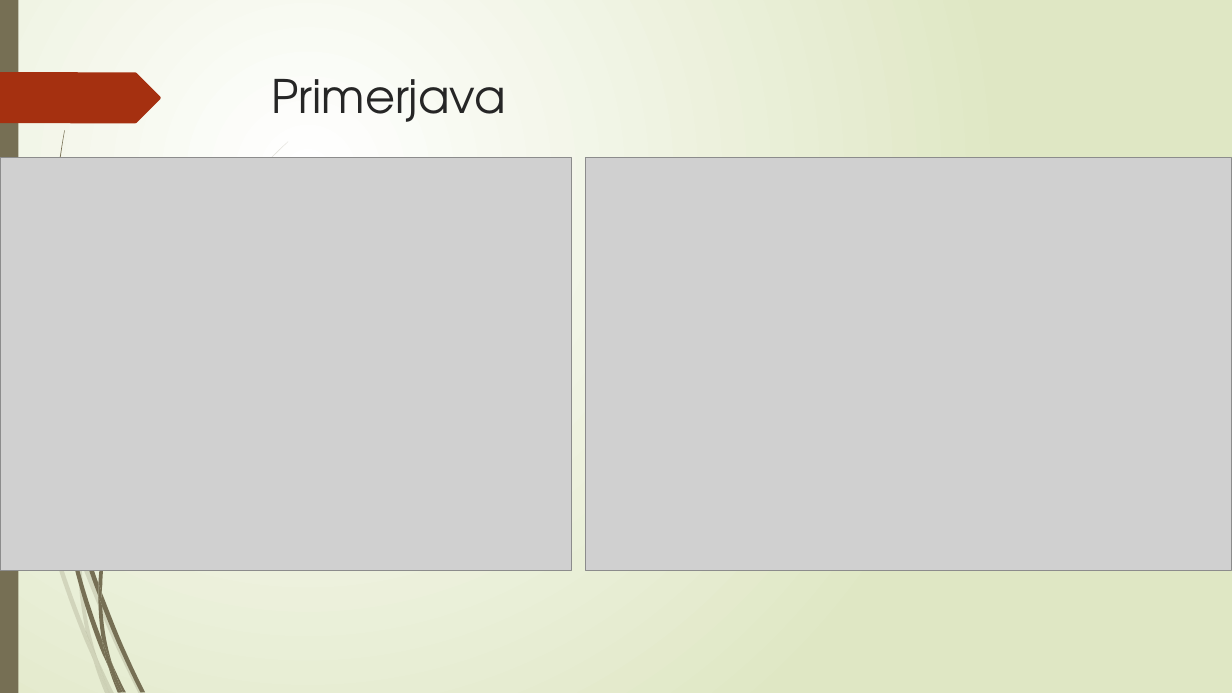
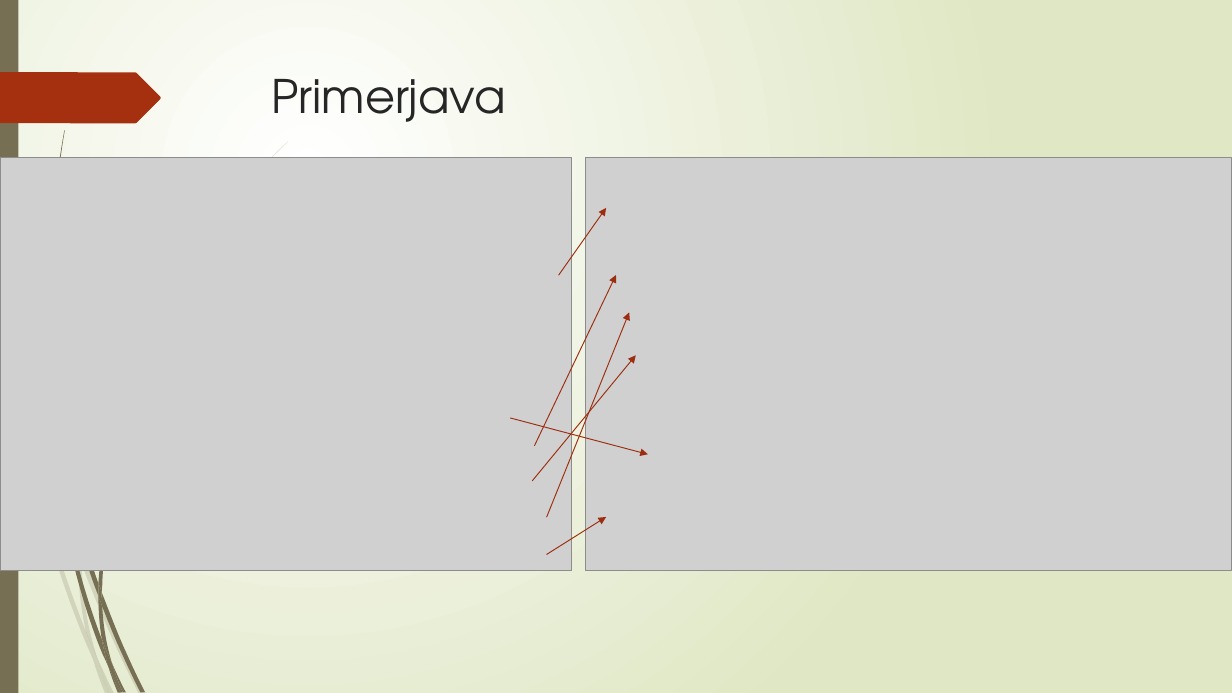
Before and after one commit to lavrinec/TUP, a slide deck: slide 9 of doc/predstavitev.pptx. Drawn at 1232x693 pixels with LibreOffice and Linux fonts; fonts in the diff are those of the drawing; grey boxes stand for pictures. Boxes give left, top, right and bottom in pixels: in the first picture for what was removed or moved away, otherwise in the second. Text is boxed around its words. In the diff, an @@ line names an element or a change of style, - is before the commit and + after.

Commit message:
ppt update

```diff
--- a/doc/predstavitev.pptx
+++ b/doc/predstavitev.pptx
@@ arrow added from (559, 275) to (606, 208), #9E2E0F 0.75 pt @@
@@ arrow added from (535, 445) to (616, 275), #9E2E0F 0.75 pt @@
@@ arrow added from (547, 518) to (629, 312), #9E2E0F 0.75 pt @@
@@ arrow added from (532, 481) to (636, 356), #9E2E0F 0.75 pt @@
@@ arrow added from (510, 418) to (648, 455), #9E2E0F 0.75 pt @@
@@ arrow added from (547, 555) to (606, 518), #9E2E0F 0.75 pt @@
```
Also in this commit, not shown: 1 other slide changed.
